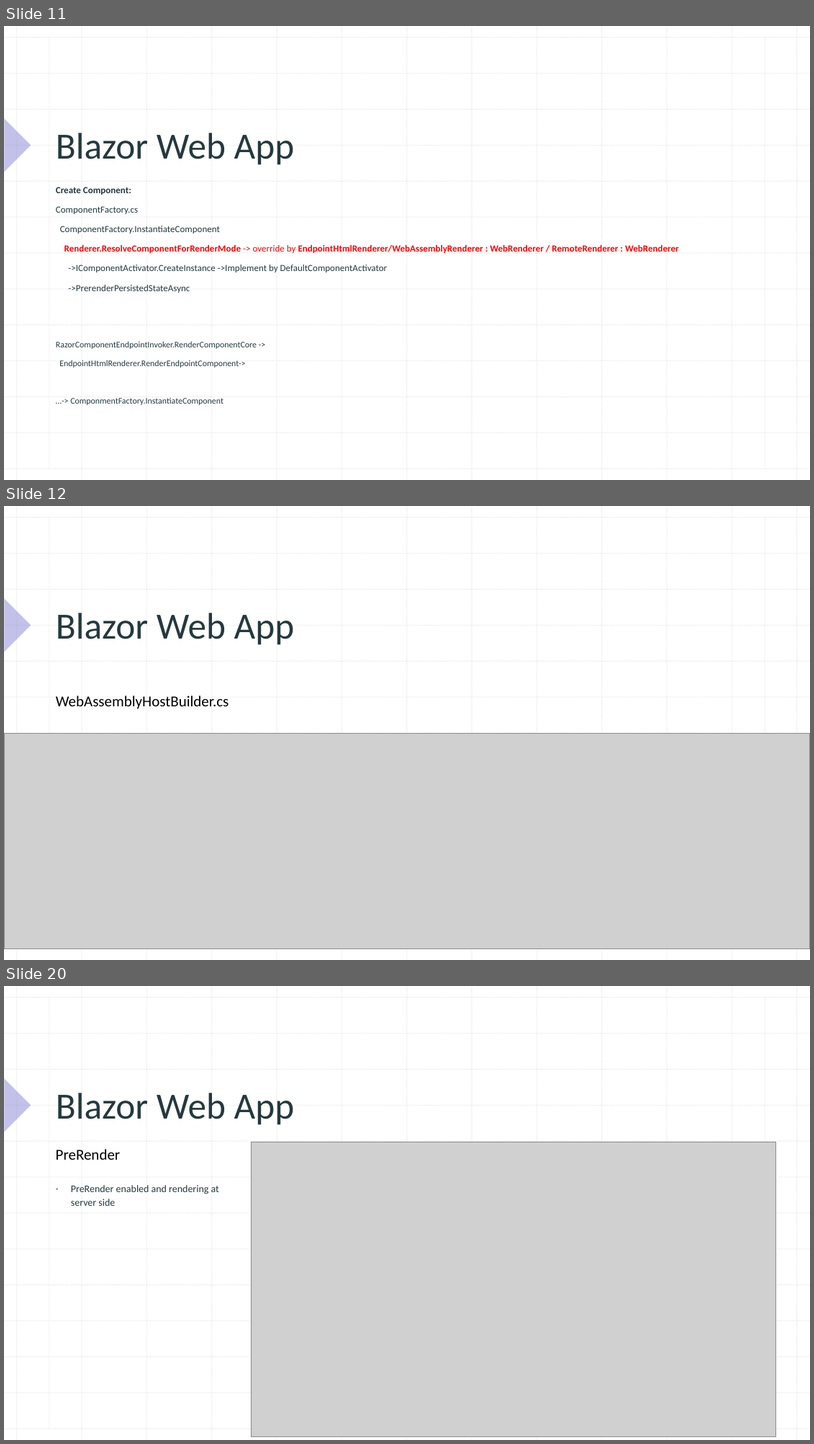
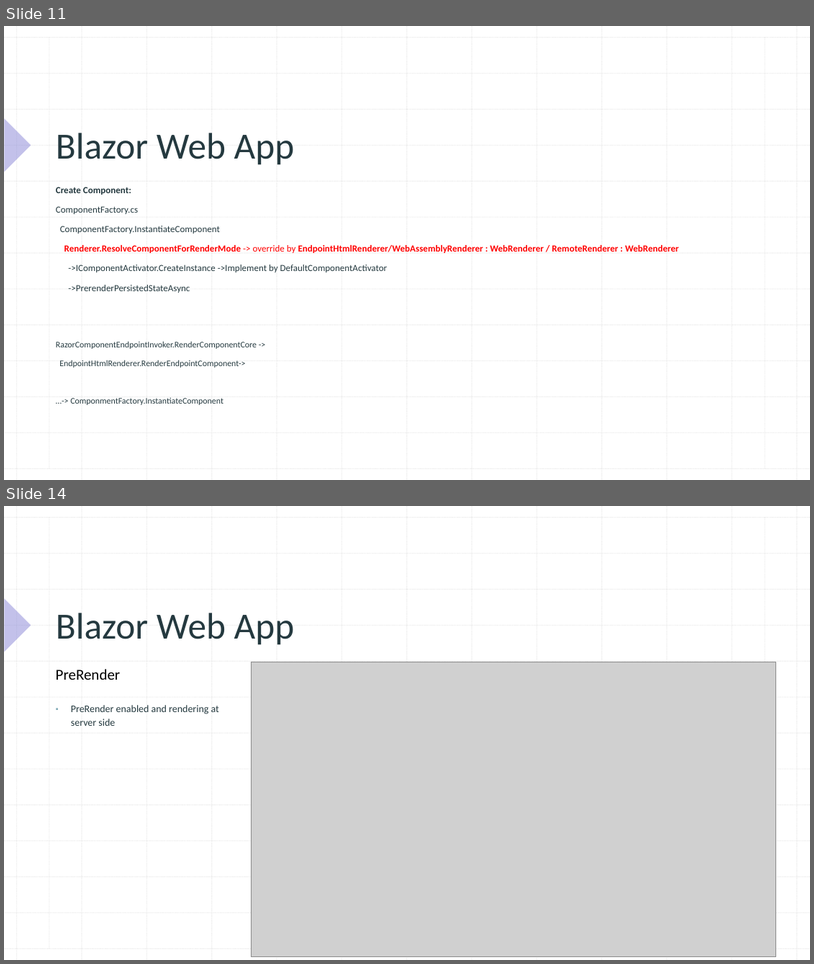
Before and after one commit to xccu/NetCore-Demo, a slide deck: Blazor in .net 8.pptx. Shown one above the other, each under a label of ours: slides 11, 12 and 20 before the commit, slides 11 and 14 after it; the slides between them are not shown. The pictures are 814x1444 and 814x964 pixels, drawn with LibreOffice and Linux fonts; fonts in the diff are those of the drawing; grey boxes stand for pictures. Boxes give left, top, right and bottom in pixels: in the first picture for what was removed or moved away, otherwise in the second. Text is boxed around its words. In the diff, an @@ line names an element or a change of style, - is before the commit and + after.

```diff
--- a/Blazor in .net 8.pptx
+++ b/Blazor in .net 8.pptx
@@ slide 12 removed at (x1=4, y1=506, x2=810, y2=960), background #FFFFFF; not listed: 29 template elements that a slide beside it also shows @@
@@ title removed at (x1=56, y1=613, x2=295, y2=645) @@
-Blazor Web App
@@ text removed at (x1=56, y1=695, x2=229, y2=709) @@
-WebAssemblyHostBuilder.cs
@@ picture removed at (x1=4, y1=733, x2=810, y2=949) @@
@@ what was slide 20 is now slide 14 @@
```
Also in this commit, not shown: 7 slides changed, 5 slides added, 6 other slides removed, 39 other files.
